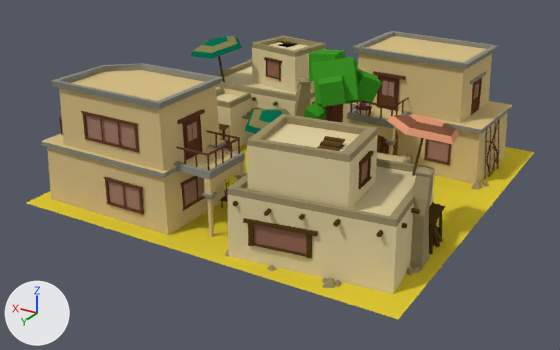
The Blender file WindGame/Assets/Blender/Persia/PersiaModern/Path2Tier4.blend as it was, and as the next commit left it.
Rendered twice from a camera (50 mm lens) standing at (-26.0, 46.1, 22.7) and looking at (0.4, 2.1, 0.8). Arrows for +X, +Y and +Z are at lower left; the lights stay in place.

In view in the first picture: 'Path2Tier4'.
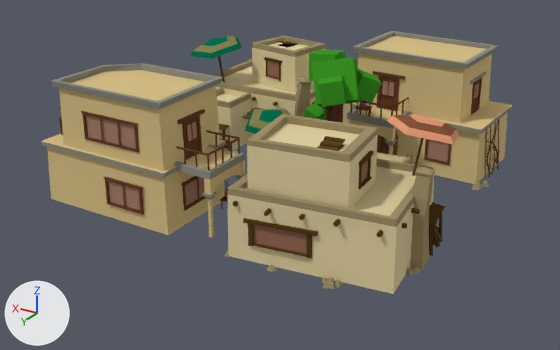
What differs and where, as boxes [x1, y1, x2, y2] in the pictures (560 x 350 px; the box of a moved part takes in the faces that stretch with it):
'Path2Tier4', reshaped (7% narrower, 9% shorter)
    before: [26, 31, 534, 319]
    after: [41, 31, 513, 294]
part 1 of me_plane_014, moved or reshaped
    before: [26, 53, 534, 319]
    after: [373, 71, 405, 111]
part 2 of me_plane_014, moved or reshaped
    before: [180, 115, 205, 211]
    after: [164, 115, 208, 235]

What the commit changed:
me_plane_014 is used by ob_path2tier4; location (0.0, 0.0, 0.0).
me_plane_014 had 6626 vertices, 5397 faces and spanned x -13.7..14.0, y -13.7..13.7, z -0.2..9.8.
me_plane_014 no longer uses material mat_ground (yellow #e0ca36).
me_plane_014 now has 6614 vertices, 5396 faces and spans x -13.1..14.0, y -13.6..13.0, z -0.2..9.8.
me_plane_014 part 1: 24 vertices moved from x -4.4..-1.4, y -10.2..-5.6, z 1.1..6.8 to x -4.3..-1.5, y -10.2..-5.6, z 1.1..6.8; 36 vertices removed from x -13.7..13.7, y -13.7..13.7, z 0.0..7.0; 28 vertices added at x -5.6..-1.5, y -10.0..-5.5, z 1.1..7.0.
me_plane_014 part 2: 28 vertices moved from x 2.3..2.5, y 7.7..10.9, z 1.1..6.8 to x 2.3..2.5, y 7.6..10.8, z 1.0..6.8; 29 vertices removed from x 2.3..2.5, y 7.7..10.9, z 1.1..6.8; 25 vertices added at x 2.3..2.6, y 7.6..10.8, z 1.0..6.8.
